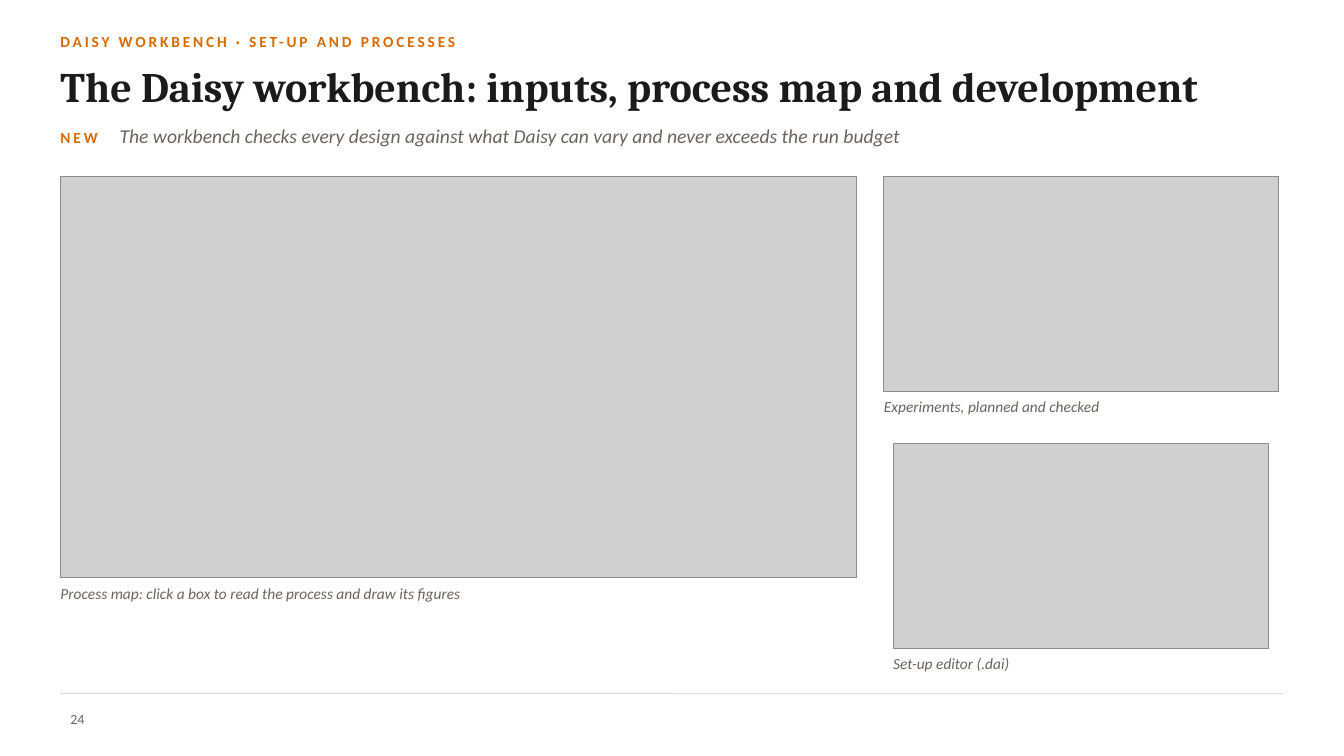
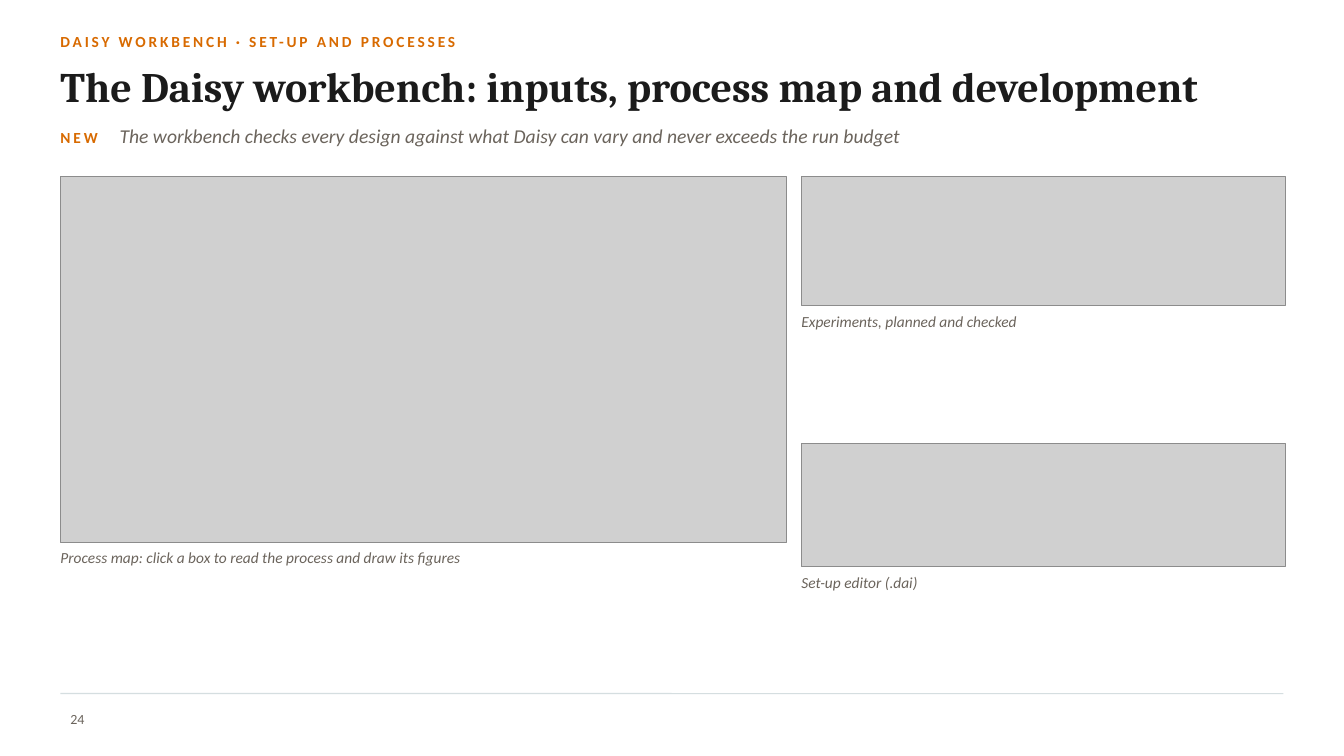
Before and after one commit to halilunaziru73-creator/Coupled-Water-Fluxes-Pore-Scale-Dynamics-Precision-Irrigation-Mulching-Feedback-Loops, a slide deck: slide 24 of Manuscripts/pdf/Supplementary/SWAFL_Presentation.pptx. Drawn at 1344x756 pixels with LibreOffice and Linux fonts; fonts in the diff are those of the drawing; grey boxes stand for pictures; background and template pictures are left out. Boxes give left, top, right and bottom in pixels: in the first picture for what was removed or moved away, otherwise in the second. Text is boxed around its words. In the diff, an @@ line names an element or a change of style, - is before the commit and + after.

Commit message:
Presentation: sharper double-resolution screenshots, larger figures

```diff
--- a/Manuscripts/pdf/Supplementary/SWAFL_Presentation.pptx
+++ b/Manuscripts/pdf/Supplementary/SWAFL_Presentation.pptx
@@ picture: place and size @@
-picture at box(60, 176, 857, 578)
+picture at box(60, 176, 786, 542)
@@ picture: place and size @@
-picture at box(884, 176, 1278, 391)
+picture at box(802, 176, 1286, 306)
@@ text "Experiments, planned and checked": place and size @@
-text "Experiments, planned and checked" at box(884, 401, 1099, 415)
+text "Experiments, planned and checked" at box(801, 316, 1017, 330)
@@ picture: place and size @@
-picture at box(893, 444, 1269, 648)
+picture at box(802, 444, 1286, 567)
@@ text "Process map: click a box ...": place and size @@
-text "Process map: click a box ..." at box(60, 588, 461, 602)
+text "Process map: click a box ..." at box(60, 552, 461, 566)
@@ text "Set-up editor (.dai)": place and size @@
-text "Set-up editor (.dai)" at box(893, 658, 1010, 672)
+text "Set-up editor (.dai)" at box(801, 577, 918, 591)
```
Also in this commit, not shown: 11 other slides changed.
